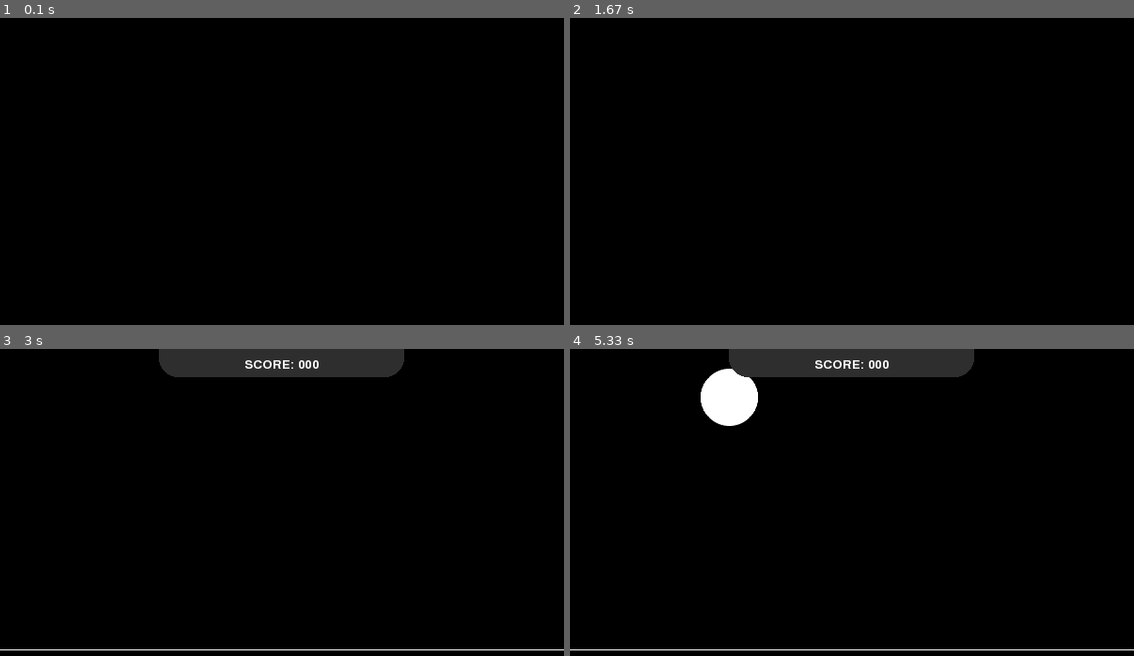
Above: before the commit, frames 1-4 (two rows, left to right).
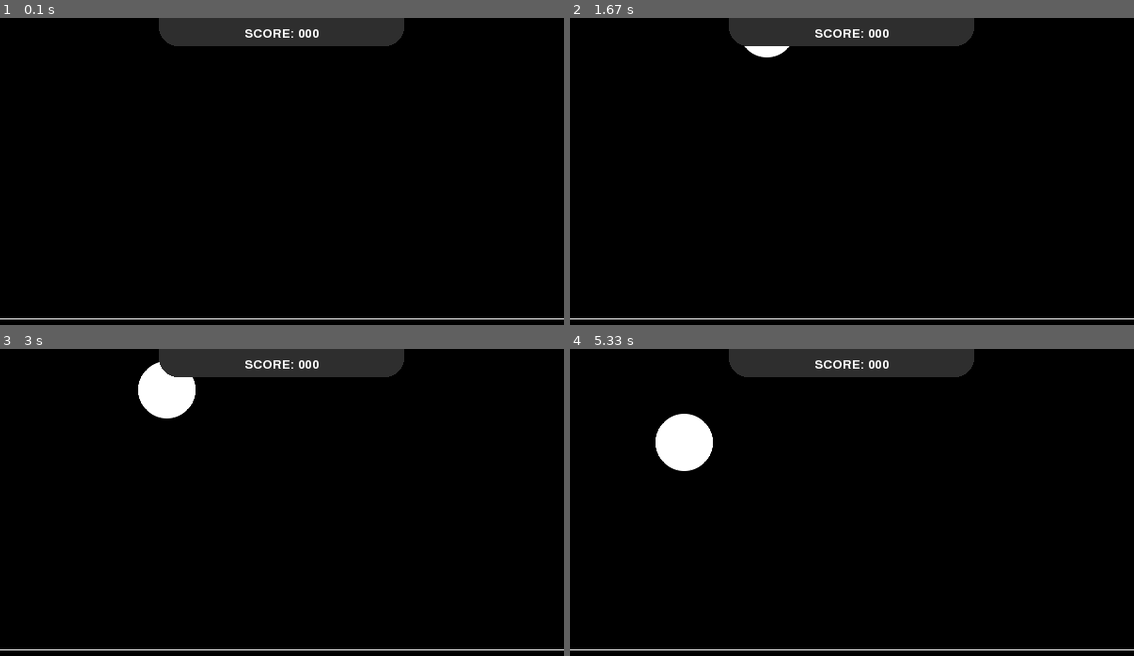
Above: after the commit, the same moments.

Repository: marcos-development-business/pygame-simple-game
Game: pygame game, started from run.py
The game is run twice, just before and just after one commit, with the same random seed, the same clock (stepped at 60 frames per second) and the same inputs.
Inputs:
- Up to frame 1 (0.1 s): no input
- Up to frame 2 (1.67 s): no input
- Up to frame 3 (3 s): no input
- Up to frame 4 (5.33 s): no input

The runs differ from the first frame. In frame 1, 4.2% of the frame differs, in the area x 0-100%, y 0-99%; in frame 2, 4.4%; in frame 3, 1.3%; in frame 4, 3.0%.

Commit message:
create method to render score inside Score class

Diff:
--- a/objects/Score.py
+++ b/objects/Score.py
@@ -1,7 +1,21 @@
+import pygame
+from pygame import Surface
+from constants import Constants
+
+
+pygame.font.init()
+
+font = pygame.font.SysFont(pygame.font.get_default_font(), 20)
 
 
 class Score:
     __score = 0
+
+    def __init__(self, screen: Surface):
+        self.screen = screen
+
+    def __str__(self):
+        return str(self.__score).rjust(3, '0')
 
     def increment(self, to=1):
         self.__score += to
@@ -22,5 +36,19 @@
     def get_score(self):
         return self.__score
 
-    def __str__(self):
-        return str(self.__score).rjust(3, '0')
+    def render(self):
+        score_text = font.render(f' SCORE: {self} ', True, Constants.Colors.WHITE, Constants.Colors.SMOOTH_BLACK)
+
+        text_width = score_text.get_width() + score_text.get_width() * 2
+        rect_center = int(Constants.GAME_WIDTH / 2 - text_width / 2)
+        text_center = (int(Constants.GAME_WIDTH / 2 - score_text.get_width() / 2), int(score_text.get_height() / 2) + 15 // 4)
+
+        pygame.draw.rect(
+            self.screen,
+            Constants.Colors.SMOOTH_BLACK,
+            border_bottom_left_radius=20,
+            border_bottom_right_radius=20,
+            rect=(rect_center, 0, score_text.get_width() + score_text.get_width() * 2, 30)
+        )
+
+        self.screen.blit(score_text, (text_center[0], text_center[1]))
--- a/run.py
+++ b/run.py
@@ -11,17 +11,24 @@
 from objects.ballsList import BallsList
 from objects.particles import Particles
 
+
 pygame.init()
-
-pygame.font.init()
 
 font = pygame.font.SysFont(pygame.font.get_default_font(), 20)
 
 
 class Game:
-    screen = pygame.display.set_mode(Constants.SIZE)
-    balls = BallsList()
-    running = True
+    def __init__(self):
+        self.screen = pygame.display.set_mode(Constants.SIZE)
+        self.balls = BallsList()
+        self.running = True
+        self.score = Score(self.screen)
+        self.particles = Particles(self.screen)
+
+        start_game_sound = pygame.mixer.Sound('assets/sounds/start_game.wav')
+        start_game_sound.play(0)
+
+        self.create_new_ball()
 
     def quit_game(self):
         self.running = False
@@ -33,10 +40,6 @@
         self.balls.add_ball(ball)
 
     def loop(self):
-        self.create_new_ball()
-        particles = Particles(self.screen)
-        score = Score()
-
         while self.running:
             balls = self.balls.get_balls()
 
@@ -48,20 +51,20 @@
                     mouse_click_pos = pygame.mouse.get_pos()
                     for ball in balls:
                         if ball.check_if_click_is_inside(mouse_click_pos[0], mouse_click_pos[1]) and mouse_click_pos[1] > Constants.BREAKPOINT:
-                            if (score.get_score() + 1) % 10 == 0:
+                            if (self.score.get_score() + 1) % 10 == 0:
                                 ten_more_point = pygame.mixer.Sound('assets/sounds/10_more_point.wav')
                                 ten_more_point.play(0, 1500)
                             else:
                                 get_ball_sound = pygame.mixer.Sound('assets/sounds/get_ball.wav')
                                 get_ball_sound.play(0, 2000)
                             self.balls.remove_ball(ball.id)
-                            particles.create(ball.x, ball.y)
-                            score.increment()
+                            self.particles.create(ball.x, ball.y)
+                            self.score.increment()
 
             for ball in balls:
                 if ball.check_if_y_exceed_height():
                     self.balls.remove_ball(ball.id)
-                    score.decrement()
+                    self.score.decrement()
                 else:
                     if ball.check_if_y_exceed_breakpoint():
                         self.create_new_ball()
@@ -73,21 +76,9 @@
 
             gfxdraw.hline(self.screen, 0, int(Constants.GAME_WIDTH), int(Constants.BREAKPOINT), Constants.Colors.WHITE)
 
-            particles.render()
+            self.particles.render()
 
-            score_text = font.render(f' SCORE: {score} ', True, Constants.Colors.WHITE, Constants.Colors.SMOOTH_BLACK)
-
-            text_width = score_text.get_width() + score_text.get_width() * 2
-            rect_center = int(Constants.GAME_WIDTH / 2 - text_width / 2)
-            text_center = (int(Constants.GAME_WIDTH / 2 - score_text.get_width() / 2), int(score_text.get_height() / 2) + 15 // 4)
-
-            pygame.draw.rect(
-                self.screen, Constants.Colors.SMOOTH_BLACK,
-                border_bottom_left_radius=20, border_bottom_right_radius=20,
-                rect=(rect_center, 0, score_text.get_width() + score_text.get_width() * 2, 30)
-            )
-
-            self.screen.blit(score_text, (text_center[0], text_center[1]))
+            self.score.render()
 
             pygame.display.update()
 
@@ -95,8 +86,5 @@
 
 
 if __name__ == '__main__':
-    start_game_sound = pygame.mixer.Sound('assets/sounds/start_game.wav')
-    start_game_sound.play(0)
-    time.sleep(2)
     game = Game()
     game.loop()
